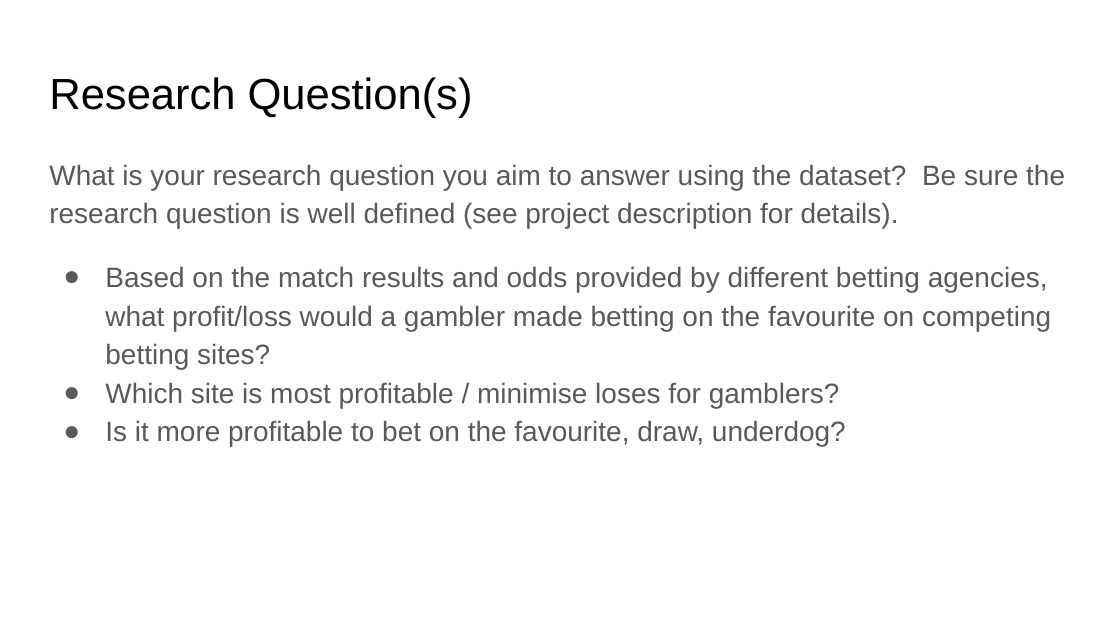
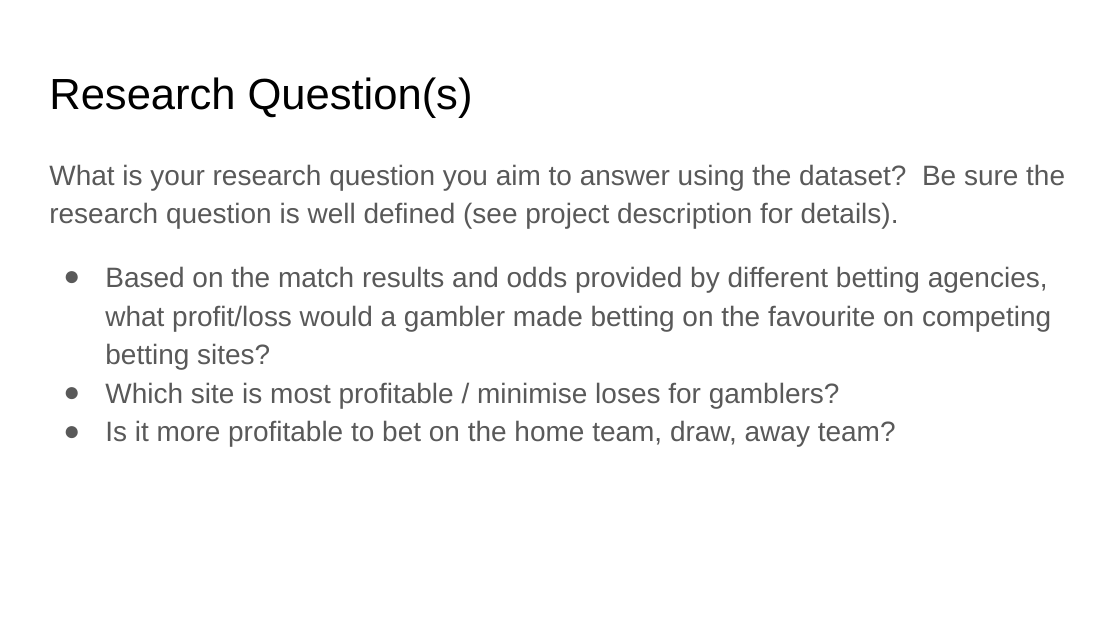
Before and after one commit to stephenkringas/python-datascience, a slide deck: slide 4 of week6/MiniProjectKringas.pptx. Drawn at 1120x630 pixels with LibreOffice and Linux fonts; fonts in the diff are those of the drawing. Boxes give left, top, right and bottom in pixels: in the first picture for what was removed or moved away, otherwise in the second. Text is boxed around its words. In the diff, an @@ line names an element or a change of style, - is before the commit and + after.

```diff
--- a/week6/MiniProjectKringas.pptx
+++ b/week6/MiniProjectKringas.pptx
@@ text at (105,420,896,447): text changed @@
-● Is it more profitable to bet on the favourite, draw, underdog?
+● Is it more profitable to bet on the home team, draw, away team?
```
Also in this commit, not shown: 6 other files.
